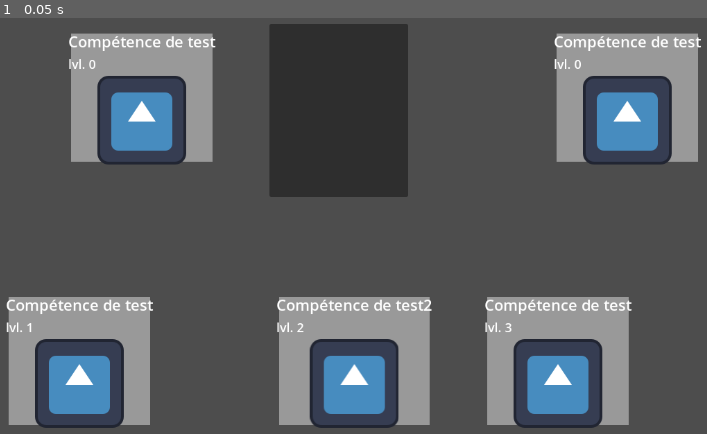
Above: before the commit, frame 1.
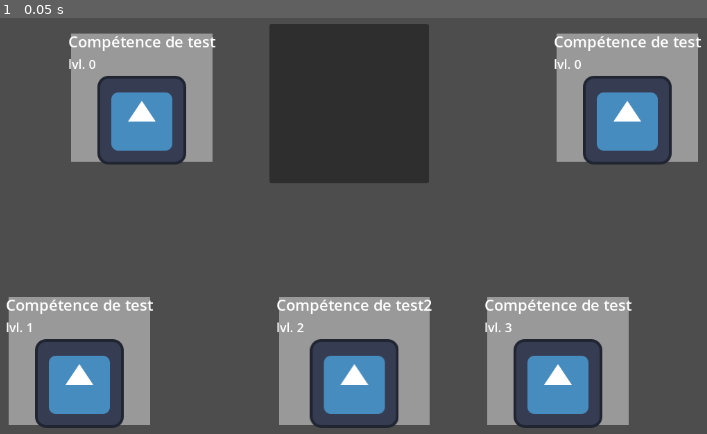
Above: after the commit, the same moment.

Repository: Bebel9445/audit_inc
Game: Godot game, scene res://Scenes/test.tscn
Same seed, same stepped clock (60 frames per second), same inputs: the game is played once before the commit and once after it. This scene is started directly instead of the project's main scene. The engine's default icon, where the game draws it, is replaced by a stand-in: a white triangle on a blue panel in a dark square.
Inputs:
- Up to frame 1 (0.05 s): no input

The runs differ from the first frame. In frame 1, 1.8% of the frame differs, in the area x 38-61%, y 1-44%.

Commit message:
Ajustement de la taille des slots

Diff:
--- a/Scripts/slot.gd
+++ b/Scripts/slot.gd
@@ -46,8 +46,8 @@
 func _init(position_x, position_y) -> void:
 	position.x = position_x
 	position.y = position_y
-	size.x = 200
-	size.y = 250
+	size.x = 230
+	size.y = 230
 
 	var couleur_slot = ColorRect.new()
 	couleur_slot.color = Color.LIGHT_GRAY
